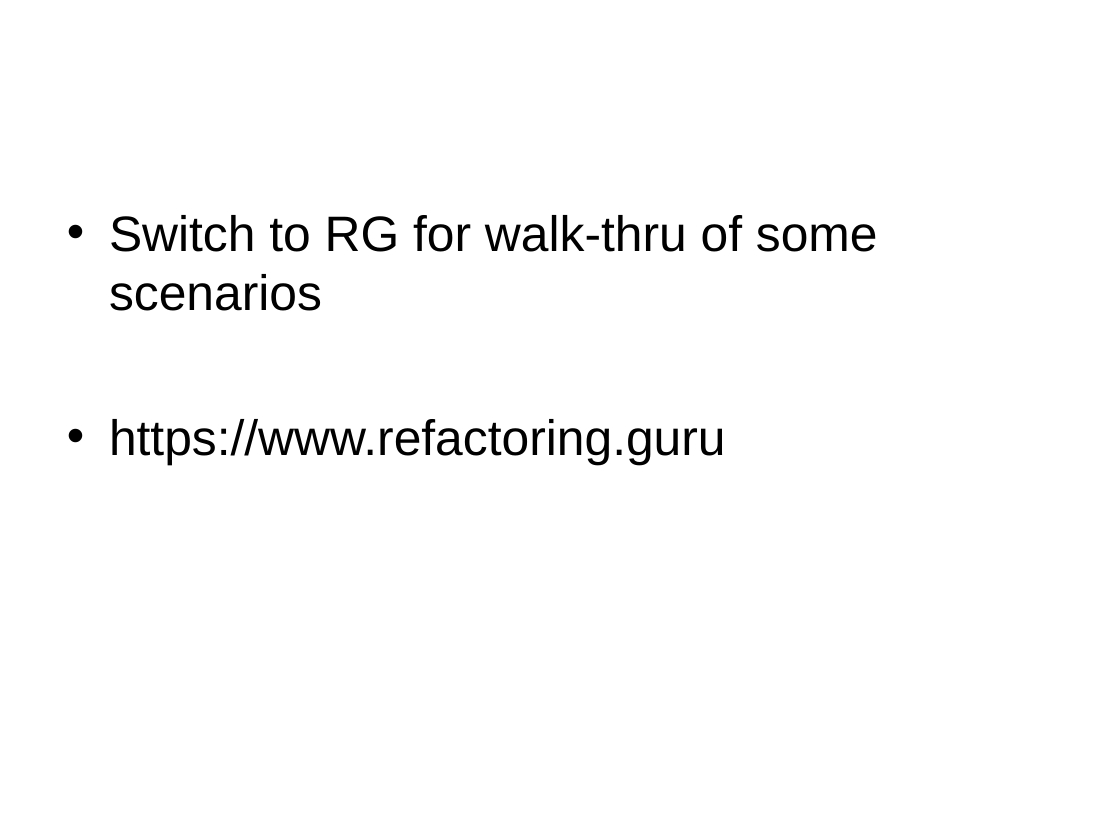
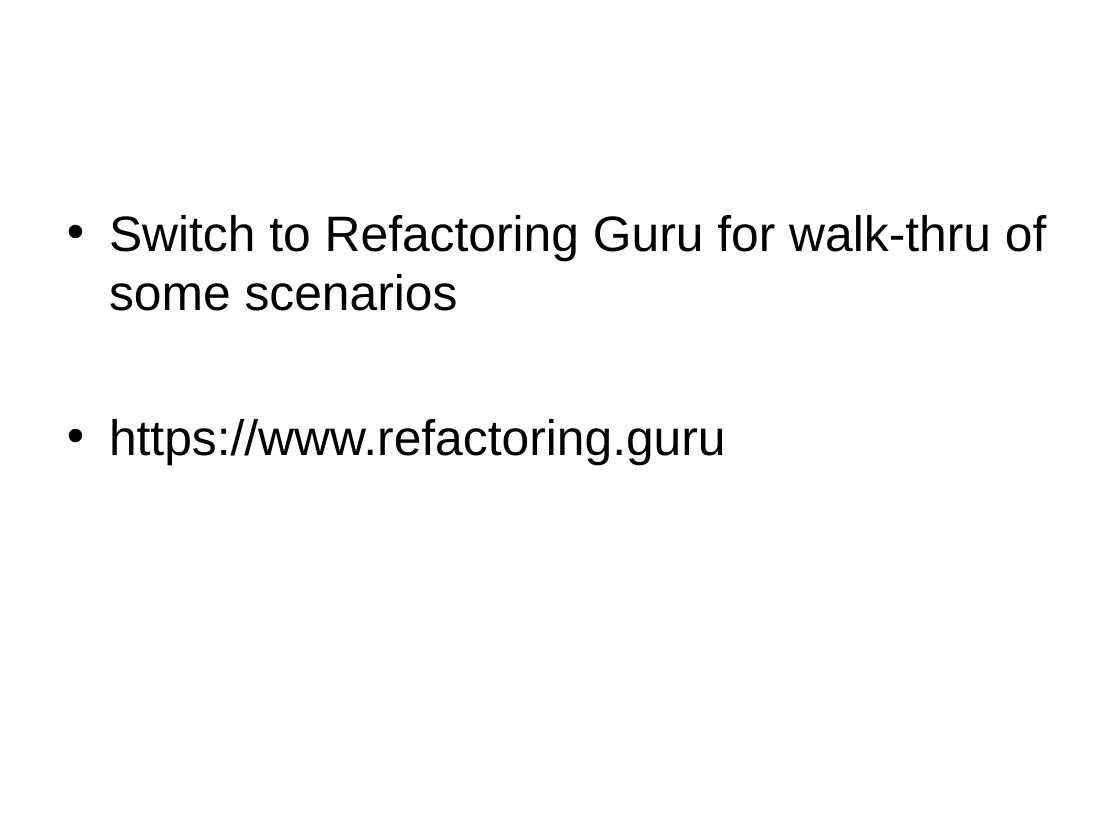
Before and after one commit to anibalvelarde/CodeSmells, a slide deck: slide 21 of DevelopingANoseForCodeSmells.ppt (slide 7 before the commit). Drawn at 1120x840 pixels with LibreOffice and Linux fonts; fonts in the diff are those of the drawing; background and template pictures are left out. Boxes give left, top, right and bottom in pixels: in the first picture for what was removed or moved away, otherwise in the second. Text is boxed around its words. In the diff, an @@ line names an element or a change of style, - is before the commit and + after.

```diff
--- a/DevelopingANoseForCodeSmells.ppt
+++ b/DevelopingANoseForCodeSmells.ppt
@@ text at [109,215,1046,311]: text changed @@
-• Switch to RG for walk-thru of some scenarios
+• Switch to Refactoring Guru for walk-thru of some scenarios
```
Also in this commit, not shown: 3 other slides changed, 15 slides added, 7 other files.
